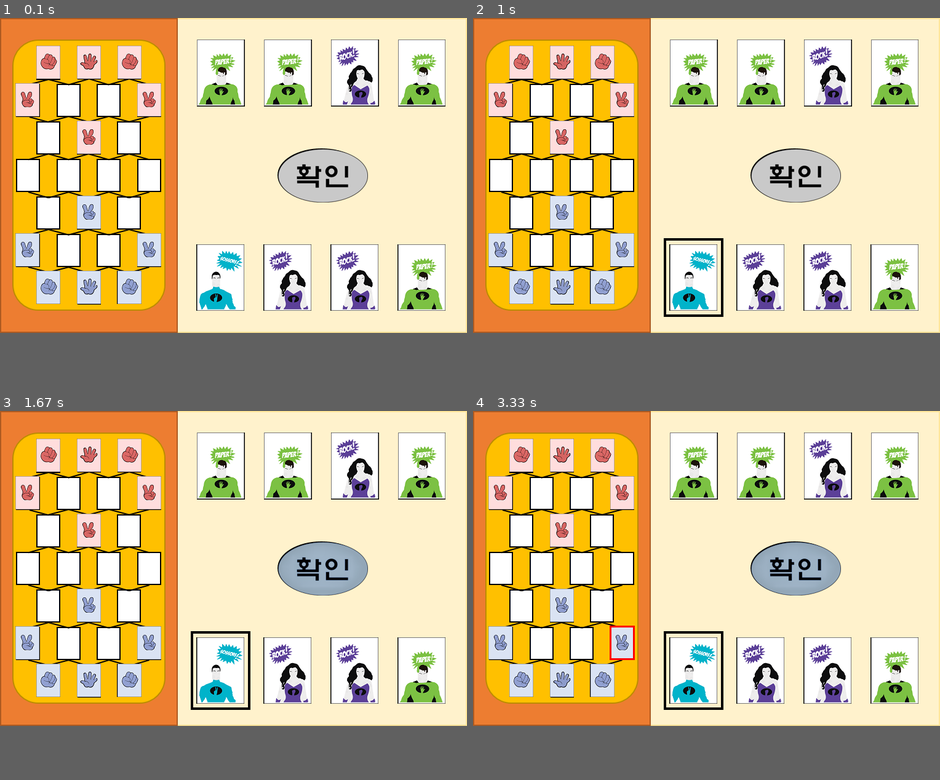
Above: before the commit, frames 1-4 (two rows, left to right).
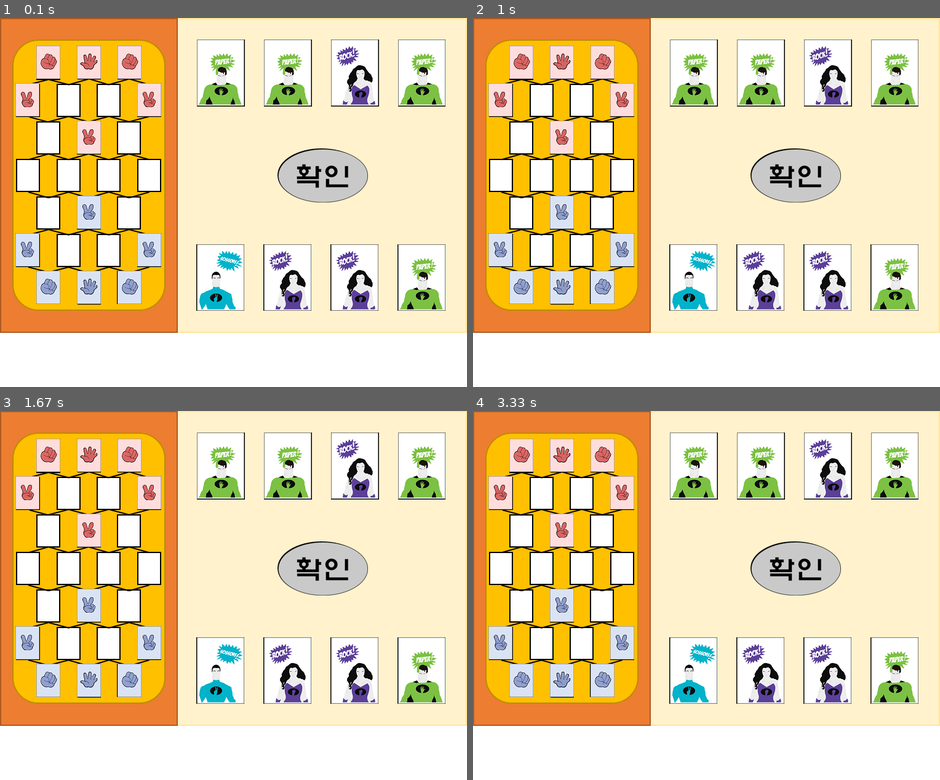
Above: after the commit, the same moments.

Repository: jseop-lim/pygame-rck
Game: pygame game, started from RCK.py
The game is run twice, just before and just after one commit, with the same random seed, the same clock (stepped at 60 frames per second) and the same inputs.
Inputs (mouse positions are in pixels of both pictures, inside the frame that each line leads up to):
- Up to frame 1 (0.1 s): no input
- Up to frame 2 (1 s): click (692, 276) at 0.95 s
- Up to frame 3 (1.67 s): press the mouse at (74, 488) at 1.27 s; move the mouse to (210, 518) at 1.37 s; release the mouse at (345, 543) at 1.5 s
- Up to frame 4 (3.33 s): click (622, 632) at 3.32 s
The window is 759x512 before the commit and 759x600 after it. Grey fills any space a smaller window leaves; there, only what the larger window draws over its background counts as a difference.

The runs differ from the first frame. In frame 1, only the window size differs. In frame 2, 0.4% of the frame differs, in the area x 40-54%, y 59-81%; in frame 3, 2.3%; in frame 4, 2.4%, in the area x 29-79%, y 35-81%.

Commit message:
2017-05-26 backup

Diff:
--- a/RCK.py
+++ b/RCK.py
@@ -3,7 +3,7 @@
 
 FPS = 30 # 초당 프레임
 WINDOWWIDTH = 759 # 윈도우의 너비 (이하 픽셀 단위)
-WINDOWHEIGHT = 512 # 윈도우의 높이
+WINDOWHEIGHT = 600 # 윈도우의 높이
 CARDWIDTH = 77 # 카드의 너비
 CARDHEIGHT = 108 # 카드의 높이
 CARDGAPWIDTH = 32 #카드 사이의 가로 간격
@@ -33,11 +33,14 @@
 ROCK = 'rock'
 SCISSOR = 'scissor'
 PAPER = 'paper'
-
+PLAYER1 = 0
+PLAYER2 = 1
 
 def main():
-    global DISPLAYSURF, ROCKCARD, SCISSORCARD, PAPERCARD
+    global DISPLAYSURF, FPSCLOCK, BOARD, UNCLICKEDBUTTON, CLICKEDBUTTON
+    global ROCKCARD, SCISSORCARD, PAPERCARD
     global ROCKPIECE_0, SCISSORPIECE_0, PAPERPIECE_0, ROCKPIECE_1, SCISSORPIECE_1, PAPERPIECE_1
+    global PLAYER1WIN, PLAYER2WIN
 
     pygame.init()
     FPSCLOCK = pygame.time.Clock()
@@ -48,7 +51,7 @@
     ROCKCARD = pygame.image.load('rockCard.png')
     SCISSORCARD = pygame.image.load('scissorCard.png')
     PAPERCARD = pygame.image.load('paperCard.png')
-    BUTTON = pygame.image.load('okButton.png')
+    UNCLICKEDBUTTON = pygame.image.load('okButton.png')
     CLICKEDBUTTON = pygame.image.load('okButtonClicked.png')
     ROCKPIECE_0 = pygame.image.load('rockPiece0.png')
     SCISSORPIECE_0 = pygame.image.load('scissorPiece0.png')
@@ -56,21 +59,68 @@
     ROCKPIECE_1 = pygame.image.load('rockPiece1.png')
     SCISSORPIECE_1 = pygame.image.load('scissorPiece1.png')
     PAPERPIECE_1 = pygame.image.load('paperPiece1.png')
+    PLAYER1WIN = pygame.image.load('player1win.png')
+    PLAYER2WIN = pygame.image.load('player2win.png')
+
+    #while True:
+    #    if runGame() == False:
+    #        break
+    runGame()
+
+def runGame():
+    #
+    global mainCards, mainPiece
+    global PLAYER1WIN, PLAYER2WIN
+
+    mainCards = getRandomizedCards() # 카드 정보(상대: [0][0:4], 자신: [1][0:4])
+    mainPiece = pieceSetting() # 말 정보
+
+    turn = random.choice([PLAYER1, PLAYER2])
+
+    while True:
+        if turn == PLAYER1:
+            oneTurn(PLAYER1)
+            if isWinner(mainPiece, PLAYER1):
+                winningImg = PLAYER1WIN
+                break
+            turn = PLAYER2
+        elif turn == PLAYER2:
+            oneTurn(PLAYER2)
+            if isWinner(mainPiece, PLAYER2):
+                winningImg = PLAYER2WIN
+                break
+            turn = PLAYER1
+
+    while True:
+        DISPLAYSURF.blit(winningImg, (0, 0))
+        pygame.display.update()
+        FPSCLOCK.tick(FPS)
+        for event in pygame.event.get():
+            if event.type == QUIT or (event.type == KEYUP and event.key == K_ESCAPE):
+                pygame.quit()
+                sys.exit()
+            elif event.type == MOUSEBUTTONUP:
+                return
+
+
+
+def oneTurn(player):
+    #
+    global DISPLAYSURF, FPSCLOCK, BOARD, UNCLICKEDBUTTON, CLICKEDBUTTON
+    global mainCards, mainPiece
 
     mousex = 0 # 마우스 이벤트 발생 시 x좌표
     mousey = 0 # 마우스 이벤트 발생 시 y좌표
 
-    mainCards = getRandomizedCards() # 카드 정보(상대: [0][0:4], 자신: [1][0:4])
-    mainPiece = pieceSetting() # 말 정보
     usedCard = makeUsedCardData(False) # 해당 위치의 카드가 사용되었는지 확인
     clickedPiece = makeClickedPieceData(False) # 해당 위치의 말이 클릭되었는지 확인
     showedPiece = makeClickedPieceData(False) # 해당 위치의 말이 이동 가능한 경로인지 확인
-
     buttonPushed = False # '확인' 버튼의 눌러짐 여부
     firstSelection = None # 처음 고른 카드의 종류 = 움직일 말과 카드의 종류
     selectedCardNum = 0 # 고른 카드의 갯수 = 말 움직이기의 남은 횟수
     pieceClicked = False # 말의 클릭 여부
     beforeMovePiece = [0, 0] # 클릭 된 말의 이동 전 좌표
+    BUTTON = UNCLICKEDBUTTON
 
     while True: # 게임 루프
         mouseClicked = False # 마우스 클릭 여부
@@ -95,7 +145,7 @@
 
         cardi, cardj = getCardAtPixel(mousex, mousey)
         # (사용: 카드를 클릭해서 하이라이트가 유지되는 상태, 선택: 마우스가 카드 위에 있으나 클릭은 하지 않은 상태)
-        if cardi != None and cardj != None and cardi ==1 and not buttonPushed: # 마우스가 카드 위에 있고 확인 버튼이 클릭되지 않았을 때
+        if cardi != None and cardj != None and cardi == player and not buttonPushed: # 마우스가 카드 위에 있고 확인 버튼이 클릭되지 않았을 때
             if not usedCard[cardi][cardj]: # 카드가 사용되지 않았을 때
                 if firstSelection == None or mainCards[cardi][cardj] == firstSelection:
                     drawHighlightCard(cardi, cardj, HIGHLIGHTCARDCOLOR)
@@ -119,7 +169,7 @@
             BUTTON = CLICKEDBUTTON
 
         piecei, piecej = getPieceAtPixel(mousex, mousey)
-        if piecei != None and piecej != None and mainPiece[piecei][piecej][1] and buttonPushed and mainPiece[piecei][piecej][0] == firstSelection and selectedCardNum > 0: # 마우스가 올바른 말 위에 있고 말이 이동 가능할 때
+        if piecei != None and piecej != None and mainPiece[piecei][piecej][1] == player and buttonPushed and mainPiece[piecei][piecej][0] == firstSelection and selectedCardNum > 0: # 마우스가 올바른 말 위에 있고 말이 이동 가능할 때
             if not clickedPiece[piecei][piecej] and not pieceClicked:
                 drawHighlightPiece(piecei, piecej, HIGHLIGHTPIECECOLOR1)
                 if mouseClicked:
@@ -141,6 +191,10 @@
             clickedPiece = makeClickedPieceData(False)
             pieceClicked = False
             selectedCardNum -= 1
+        if buttonPushed and selectedCardNum == 0:
+            fillUsedCard(mainCards, usedCard)
+            BUTTON = UNCLICKEDBUTTON
+            break
 
         pygame.display.update()
         FPSCLOCK.tick(FPS)
@@ -190,8 +244,7 @@
 def makeUsedCardData(val):
     # 전달된 값을 2*4 리스트에 저장한다.
     usedCard = []
-    for i in range(2):
-        usedCard.append([val] * 4)
+    for i in range(2):        usedCard.append([val] * 4)
     return usedCard
 
 def makeClickedPieceData(val):
@@ -229,14 +282,15 @@
     elif whichpiece == PAPER and whosepiece == 1:
         DISPLAYSURF.blit(PAPERPIECE_1, (left, top))
 
-def fillUsedCard(usedCard):
+def fillUsedCard(cards, usedCard):
     # 사용한 카드를 확인하고 새로 채워 넣는다.
-    left = LEFTCARDXPOS
-    top = LEFTCARDYPOS
-    for check in usedCard:
-        if check == 1:
-            drawCard(left, top)
-        left += (CARDWIDTH + CARDGAPWIDTH)
+    for cardi in range(2):
+        for cardj in range(4):
+            if usedCard[cardi][cardj]:
+                cards[cardi][cardj] = selectRCK()
+                drawCard(cards)
+                usedCard[cardi][cardj] = 0
+
 
 def drawCard(cards):
     # 저장된 카드정보를 그리기 함수에 전달한다.
@@ -271,7 +325,7 @@
                 drawHighlightCard(cardi, cardj, HIGHLIGHTCARDCOLOR)
 
 def showShowedPiece(clickedPiece, piece):
-    #
+    # 클릭된 말의 이동 가능 경로를 보여준다.
     for piecei in range(7):
         for piecej in range(4):
             if clickedPiece[piecei][piecej]:
@@ -319,6 +373,7 @@
         return False
 
 def myPieceWin(mypiece, yourpiece):
+    # 두 말을 비교해 전자가 이기면 1, 아니면 0을 전달한다.
     if mypiece[1] == yourpiece[1]:
         return 0
     elif mypiece[0] == ROCK:
@@ -338,10 +393,12 @@
             return 0
 
 def drawHighlightPiece(piecei, piecej, color):
+    # 선택된 말 주변에 지정된 색을 그린다.
     left, top = getPixelAtPiece(piecei, piecej)
     pygame.draw.rect(DISPLAYSURF, color, (left - 0.5, top - 0.5, PIECEWIDTH + 2, PIECEHEIGHT + 2), 3)
 
 def showPossibleWay(piece, piecei, piecej):
+    # 한 말을 주변으로 이동 가능한 경로를 계산하고 맞으면 하이라이트를 그린다.
     jdiffstart = (piecei % 2) * (-1)
     for idiff in range(-1, 2, 2):
         for jdiff in range(jdiffstart, jdiffstart + 2):
@@ -353,6 +410,7 @@
                 drawHighlightPiece(showi, showj, HIGHLIGHTPIECECOLOR2)
 
 def getShowedPiece(piece, piecei, piecej):
+    # showedPiece 리스트를 생성한다.
     showedPiece = makeClickedPieceData(False)
     jdiffstart = (piecei % 2) * (-1)
     for idiff in range(-1, 2, 2):
@@ -366,12 +424,20 @@
     return showedPiece
 
 def movePiece(piece, beforepiecei, beforepiecej, afterpiecei, afterpiecej):
+    # 말을 움직인다.
     piece[afterpiecei][afterpiecej] = piece[beforepiecei][beforepiecej]
     piece[beforepiecei][beforepiecej] = [0, 0]
 
-# 마우스로 좌표를 입력받아 카드가 있으면 띠를 두르고
-# 사용하면 사라지게 한다.
-# 그 후 fillUsedCard 함수를 사용하여 채워넣는다.
+def isWinner(piece, player):
+    # 게임 종료를 확인한다.
+    oppenentpaper = 0
+    for cardi in range(7):
+        for cardj in range(4):
+            if piece[cardi][cardj] == [PAPER, not player]:
+                oppenentpaper = 1
+    if not oppenentpaper:
+        return True
+
 
 
 if __name__ == '__main__':
Not shown, changed: README.md
Binary file changed: board.png
Binary file added: player1Win.png
Binary file added: player2Win.png
